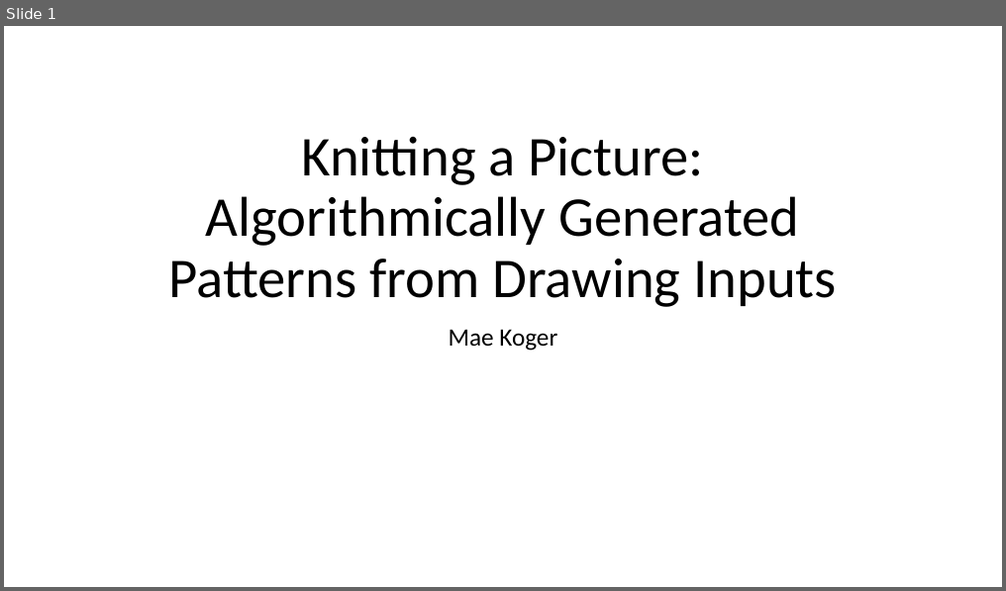
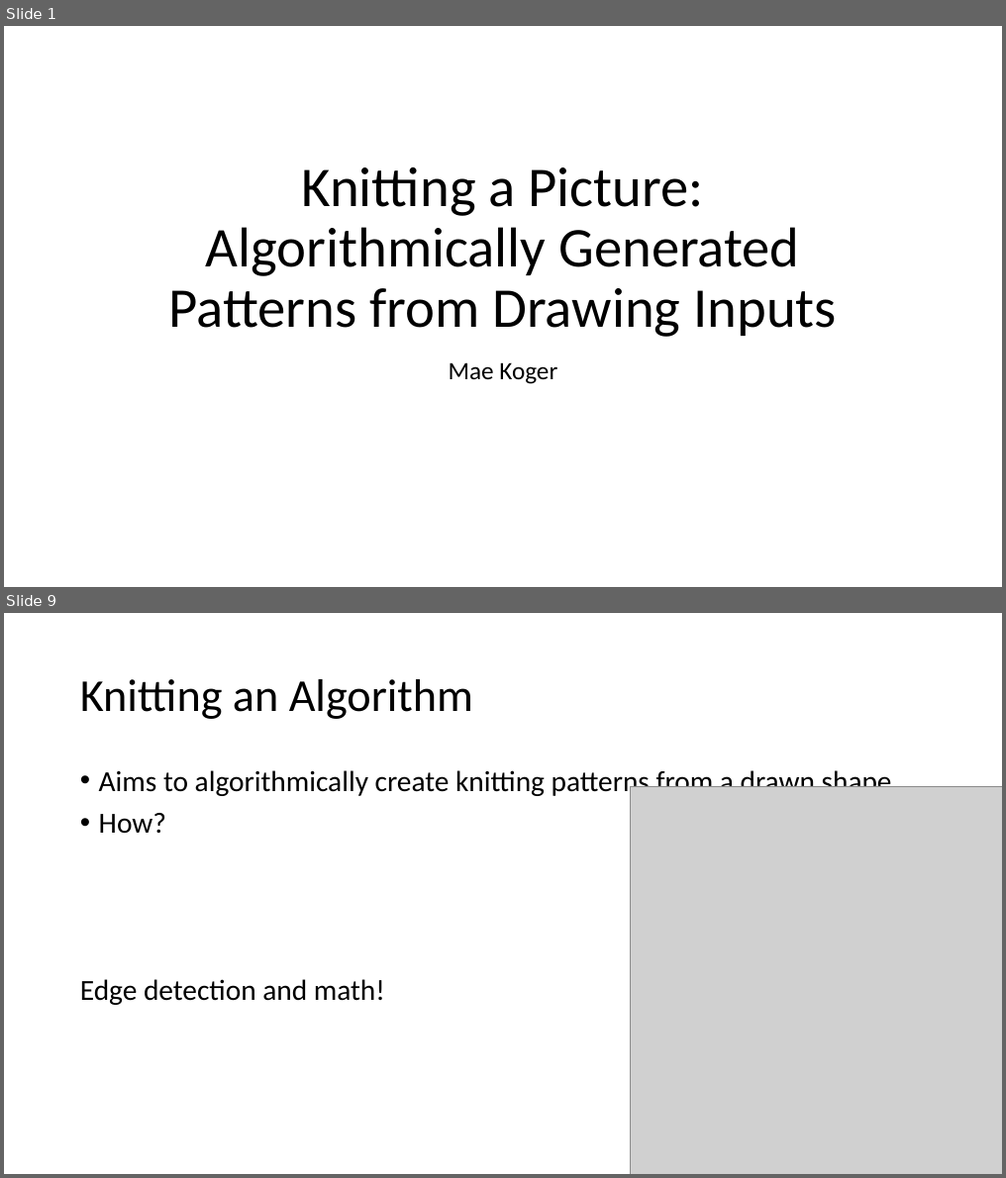
Before and after one commit to mkoger24/cs200finalproject, a slide deck: PresentationKnittingAlgorithm.pptx. Shown one above the other, each under a label of ours: slide 1 before the commit, slides 1 and 9 after it; the slides between them are not shown. The pictures are 1006x591 and 1006x1178 pixels, drawn with LibreOffice and Linux fonts; fonts in the diff are those of the drawing; grey boxes stand for pictures. Boxes give left, top, right and bottom in pixels: in the first picture for what was removed or moved away, otherwise in the second. Text is boxed around its words. In the diff, an @@ line names an element or a change of style, - is before the commit and + after.

```diff
--- a/PresentationKnittingAlgorithm.pptx
+++ b/PresentationKnittingAlgorithm.pptx
@@ slide 9 added at bbox=[4, 613, 1002, 1174], background #FFFFFF @@
@@ title added at bbox=[80, 679, 473, 719], 44 pt, text #000000 @@
+Knitting an Algorithm
@@ text added at bbox=[80, 766, 892, 1005], 28 pt, text #000000 @@
+• Aims to algorithmically create knitting patterns from a drawn shape
+• How?
+Edge detection and math!
@@ picture added at bbox=[631, 786, 1002, 1174] @@
@@ slide 1 changed as well @@
@@ title "Knitting a Picture: Algorithmically Generated ...": place and size @@
-title "Knitting a Picture: Algorithmically Generated ..." at bbox=[169, 137, 837, 307]
+title "Knitting a Picture: Algorithmically Generated ..." at bbox=[169, 168, 837, 337]
@@ subtitle "Mae Koger": place and size @@
-subtitle "Mae Koger" at bbox=[449, 329, 557, 351]
+subtitle "Mae Koger" at bbox=[449, 363, 557, 384]
```
Also in this commit, not shown: 10 other slides added, 2 other files.
